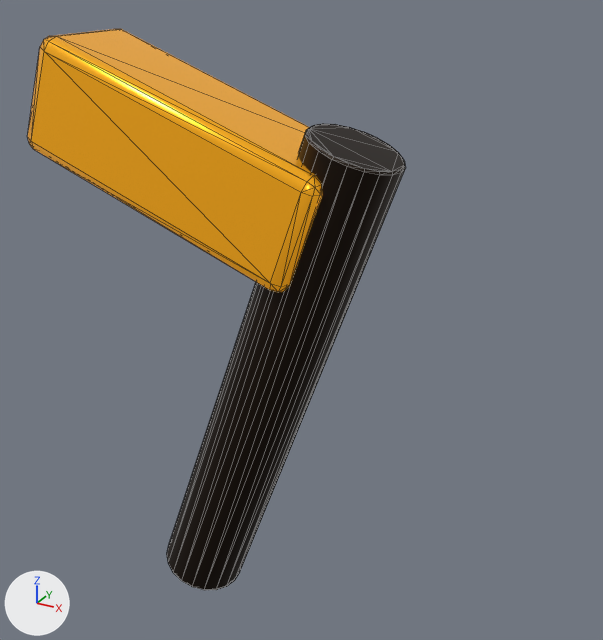
The glTF model assets/models/pickups/powerup_carpenter.glb: old version first, new version second.
One viewpoint serves both versions: a 50 mm lens placed at (0.304, -0.498, 0.514), pointed at (0.021, 0.018, 0.256). Arrows for +X, +Y and +Z are at lower left; the lights stay in place. The older version comes first. Mesh edges are drawn as thin lines. Vertices at exactly the same position are counted once.

Names of what the first picture shows: 'Carpenter'.
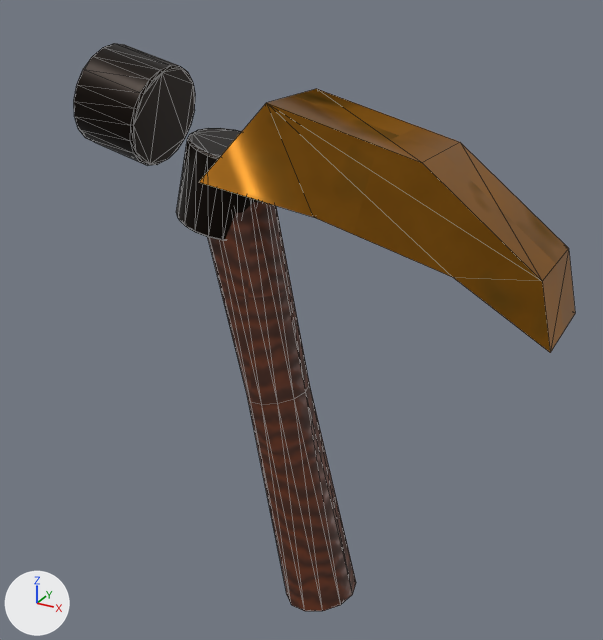
Scene script edits in JSON lines:
```json
{"op": "add", "block": "img_walnut_roughness", "code": ["img_walnut_roughness = load_image('walnut_roughness', '_unpacked/walnut_roughness', 512, 512, 'Non-Color')"]}
{"op": "add", "block": "img_walnut_normal", "code": ["img_walnut_normal = load_image('walnut_normal', '_unpacked/walnut_normal', 512, 512, 'Non-Color')"]}
{"op": "add", "block": "img_walnut_albedo", "code": ["img_walnut_albedo = load_image('walnut_albedo', '_unpacked/walnut_albedo', 512, 512, 'sRGB')"]}
{"op": "add", "block": "img_brass_normal", "code": ["img_brass_normal = load_image('brass_normal', '_unpacked/brass_normal', 512, 512, 'Non-Color')"]}
{"op": "add", "block": "img_brass_albedo", "code": ["img_brass_albedo = load_image('brass_albedo', '_unpacked/brass_albedo', 512, 512, 'sRGB')"]}
{"op": "add", "block": "img_brass_roughness", "code": ["img_brass_roughness = load_image('brass_roughness', '_unpacked/brass_roughness', 512, 512, 'Non-Color')"]}
{"block": "mat_powergold", "change": "nodes: BsdfPrincipled, OutputMaterial"}
{"block": "mat_powergold", "change": "colours: orange #e0a324, brown #a46b0d"}
{"block": "mat_powergold", "change": "nodes: BsdfPrincipled, Math, Mix, NormalMap, OutputMaterial, SeparateColor, TexImage x3"}
{"block": "mat_powergold", "change": "colours: brown #2d1b02, yellow #fae09e"}
{"block": "mat_powergold", "change": "uses the picture img_brass_albedo"}
{"block": "mat_powergold", "change": "uses the picture img_brass_normal"}
{"block": "mat_powergold", "change": "uses the picture img_brass_roughness"}
{"op": "add", "block": "mat_powerwalnut", "code": ["mat_powerwalnut = bpy.data.materials.new('PowerWalnut')", "# uses the picture img_walnut_albedo", "# uses the picture img_walnut_normal", "# uses the picture img_walnut_roughness"]}
{"block": "me_cylinder", "where": "# used by ob_carpenter; location = (0.0, 0.0, 0.0)"}
{"op": "remove", "block": "me_cylinder", "code": "me_cylinder.from_pydata(...)  # 136 vertices, 264 faces; spans x -0.185..0.104, y -0.045..0.045, z -0.009..0.46"}
{"op": "add", "block": "me_cylinder", "code": "me_cylinder.from_pydata(...)  # 214 vertices, 420 faces; spans x -0.146..0.218, y -0.038..0.038, z 0.013..0.453"}
{"block": "me_cylinder", "change": "me_cylinder part 1: the loose piece of 80 vertices spanning x -0.104..0.104, y -0.035..0.035, z -0.009..0.409 is multiplied about its middle by the matrix ((0.897, 0.0, -0.29), (0.0, 0.971, 0.0), (-0.174, 0.0, 0.208)), then moved by (-0.03, 0.0, 0.16)"}
{"block": "me_cylinder", "change": "me_cylinder part 2: the loose piece of 80 vertices spanning x -0.104..0.104, y -0.035..0.035, z -0.009..0.409 is copied, and the copy is multiplied about its middle by the matrix ((-0.205, 0.0, 0.207), (0.0, 1.088, 0.0), (-1.002, 0.0, 0.332)), then moved by (-0.11, 0.0, 0.21); it spans x -0.146..-0.074, y -0.038..0.038, z 0.367..0.453"}
{"block": "me_cylinder", "change": "me_cylinder part 3: a new loose piece of 36 vertices spanning x -0.057..0.079, y -0.03..0.03, z 0.013..0.386, in mat_powerwalnut"}
{"block": "me_cylinder", "change": "me_cylinder part 4: a new loose piece of 18 vertices spanning x -0.032..0.218, y -0.034..0.034, z 0.296..0.427, in mat_powergold"}
{"block": "me_cylinder", "change": "me_cylinder part 5"}
{"block": "me_cylinder", "change": "56 vertices are removed from x -0.185..0.065, y -0.045..0.045, z 0.3..0.46"}
{"block": "me_cylinder", "change": "108 faces are deleted"}
{"op": "add", "block": "me_cylinder", "code": "me_cylinder.materials.append(mat_powerwalnut)"}
```

Boxes [x1, y1, x2, y2] around the edits, measured in the pictures (603 x 640 px; the box of a moved part takes in the faces that stretch with it):
```json
{"object": "Carpenter", "change": "surface changed, reshaped", "before": [27, 29, 406, 590], "after": [74, 43, 575, 611], "on screen": "32% wider"}
{"part": 1, "of": "me_cylinder", "change": "moved or reshaped", "before": [167, 123, 406, 590], "after": [176, 128, 261, 240]}
{"part": 2, "of": "me_cylinder", "change": "added", "after": [74, 43, 195, 166]}
{"part": 3, "of": "me_cylinder", "change": "added", "after": [208, 201, 356, 611], "on screen": "brown"}
{"part": 4, "of": "me_cylinder", "change": "added", "after": [199, 89, 575, 353], "on screen": "brown"}
{"part": 5, "of": "me_cylinder", "change": "deleted", "before": [27, 29, 322, 292]}
```
